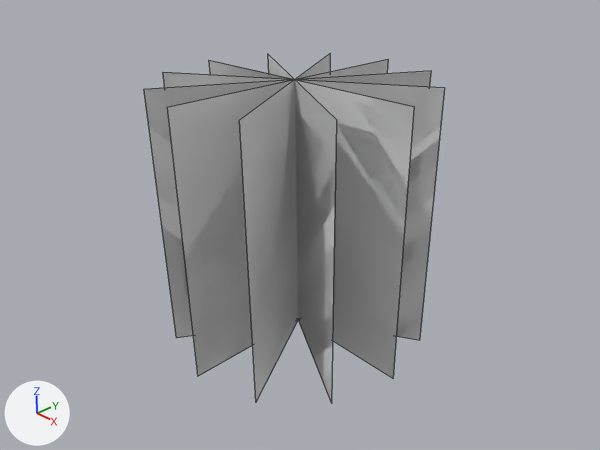
An edit to the Blender file base/models/objects/vegi/buxus/buxus.blend, drawn before and after from the same camera.
Both versions are drawn from the file's camera 'Camera'. Lighting does not change. The marker at lower left points along +X, +Y and +Z. Mesh edges are drawn as thin lines.

The first picture shows 'buxus'.
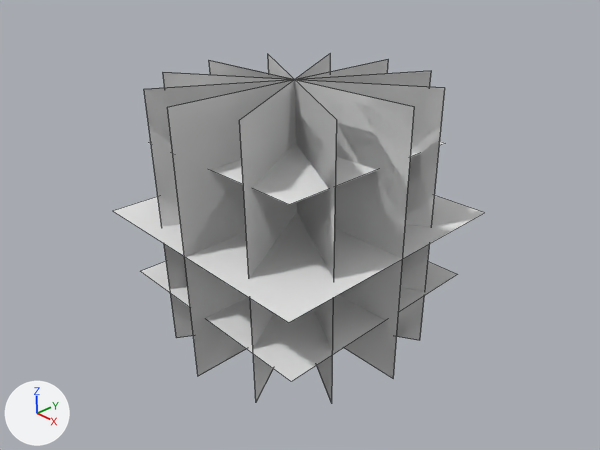
Commit message: * Minor fixes to the blend file (for better top-view).

Location of each change, [x1, y1, x2, y2] in pixels of the pictures (600 x 450 px):
'buxus', reshaped (24% wider)
    before: [144, 54, 445, 404]
    after: [113, 54, 485, 404]
part 1 of me_buxus, added
    after: [113, 142, 485, 381]

What changed in the scene script:
```text
Change me_buxus:
    where me_buxus.from_pydata(...)  # 48 vertices, 12 faces; spans x -18.0..18.0, y -18.0..18.0, z 0.1..35.9
    used by ob_buxus; location = (0.0, 0.0, 0.0)
    verts and faces of me_buxus; kept vertices keep their numbers, new ones are numbered from 48
    me_buxus part 1
    add verts[48] = (-18.0, -17.9, 18.0)  # pixel (112, 210)
    add verts[49] = (18.0, -17.9, 18.0)  # pixel (288, 322)
    add verts[50] = (18.0, 17.9, 18.0)  # pixel (484, 212)
    add verts[51] = (-18.0, 17.9, 18.0)
    add verts[52] = (-13.6, 13.5, 27.8)
    add verts[53] = (13.6, 13.5, 27.8)  # pixel (445, 143)
    add verts[54] = (13.6, -13.5, 27.8)  # pixel (289, 204)
    add verts[55] = (-13.6, -13.5, 27.8)  # pixel (148, 142)
    add verts[56] = (-16.2, 16.1, 8.3)
    add verts[57] = (16.2, 16.1, 8.3)  # pixel (457, 274)
    add verts[58] = (16.2, -16.1, 8.3)  # pixel (291, 381)
    add verts[59] = (-16.2, -16.1, 8.3)  # pixel (140, 271)
    add faces += [(48, 49, 50, 51), (52, 55, 54, 53), (56, 59, 58, 57)]
```
